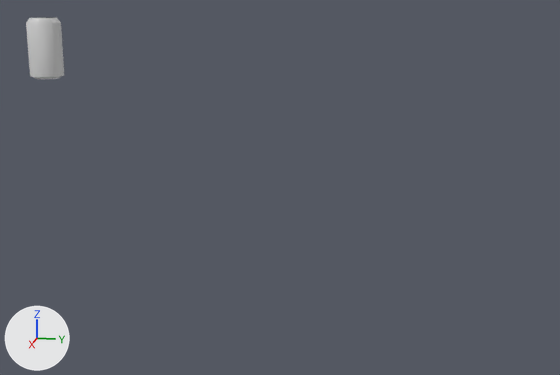
One commit to the COLLADA model models/estathe/meshes/body.dae: the scene before it, then after it.
Rendered twice from a 50 mm lens placed at (1.556, 0.821, 0.17), pointed at (0.272, 0.564, -0.151). Every picture has the same lights, and +X, +Y and +Z are marked at lower left. Where no turn or scale is listed for an object, it has been applied to the vertices. Vertices at the same position are counted once.

Objects in the first picture: 'group_0_016'.
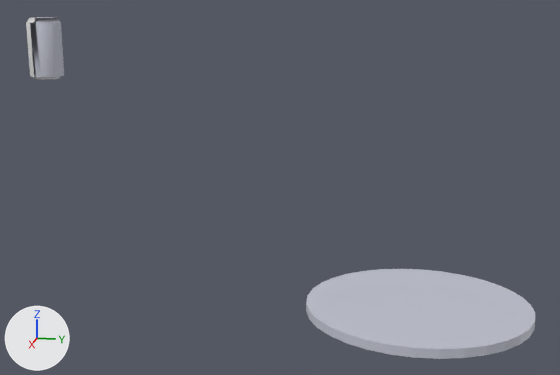
Location of each change, [x1, y1, x2, y2] in pixels of the pictures (560 x 375 px):
'group_0_016', reshaped (1208% wider, 462% taller)
    before: [26, 17, 64, 77]
    after: [26, 17, 535, 359]
part 1 of me_group_0_016, added
    after: [306, 269, 535, 359]
part 2 of me_group_0_016, recoloured
    both: [30, 18, 61, 77]

The edits, one by one:
me_group_0_016 is used by ob_group_0_016; location (-0.035, -0.037, 0.0).
me_group_0_016 had 82 vertices, 99 faces and spanned x 0.0..0.071, y 0.0..0.071, z 0.0051..0.1273.
me_group_0_016 now has 171 vertices, 295 faces and spans x 0.0..0.617, y 0.0..1.0184, z -0.2986..0.1273.
me_group_0_016 part 1: a new loose piece, a 32-sided cylinder along z spanning x 0.3032..0.617, y 0.676..1.0184, z -0.2986..-0.2844, in mat_material_0 (light grey #c2c4d1).
me_group_0_016 part 2: 43 faces spanning x 0.0067..0.071, y 0.0226..0.071, z 0.0051..0.1273 switch from mat_coke (light grey #d1d1d1) to mat_material_0 (light grey #c2c4d1).
